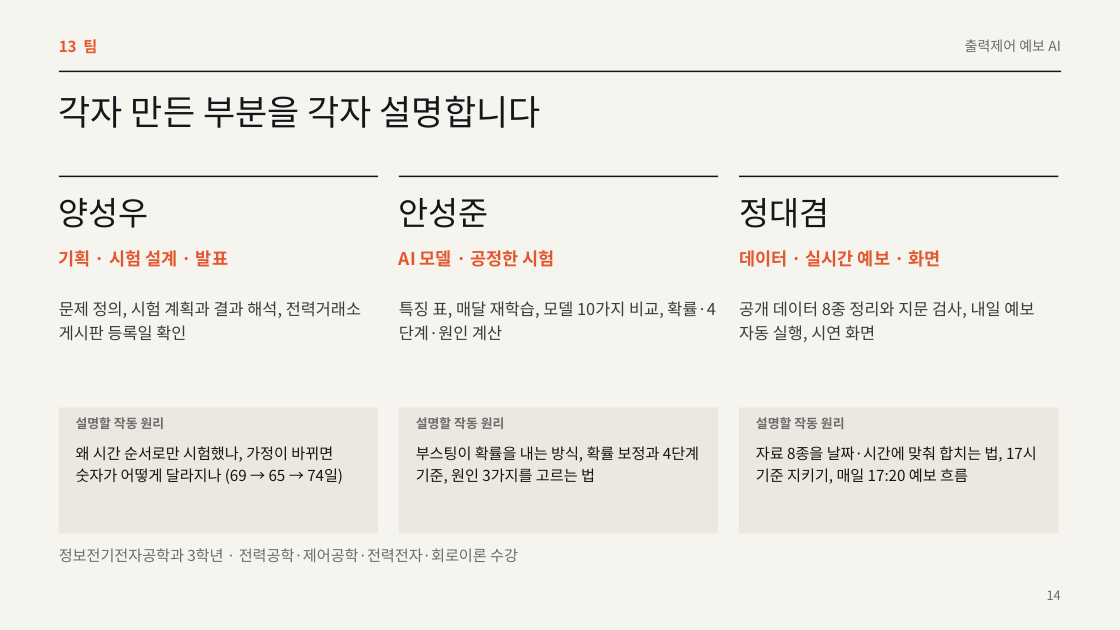
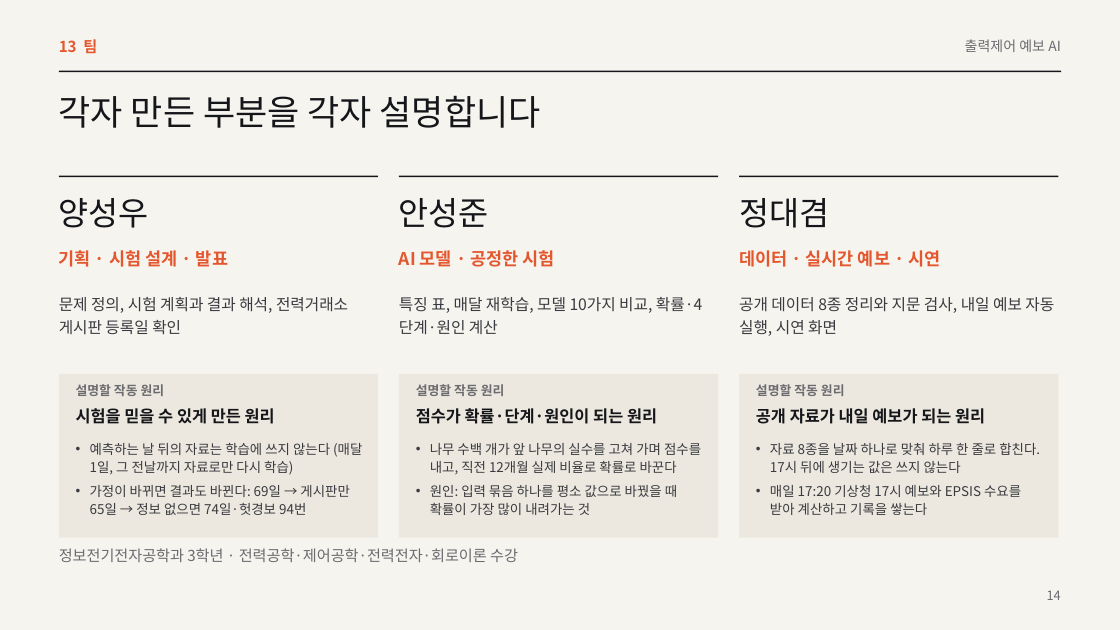
Before and after one commit to eorua/planties, a slide deck: slide 14 of docs/slides/본선발표.pptx. Drawn at 1120x630 pixels with LibreOffice and Linux fonts; fonts in the diff are those of the drawing. Boxes give left, top, right and bottom in pixels: in the first picture for what was removed or moved away, otherwise in the second. Text is boxed around its words. In the diff, an @@ line names an element or a change of style, - is before the commit and + after.

```diff
--- a/docs/slides/본선발표.pptx
+++ b/docs/slides/본선발표.pptx
@@ text at [739,250,941,267]: text changed @@
-데이터 · 실시간 예보 · 화면
+데이터 · 실시간 예보 · 시연
@@ size 14 to 13.5 pt in 3 elements at [59,297,348,335], [399,297,702,335], [739,297,1054,336] @@
@@ rectangle: place and size @@
-rectangle at [59,408,378,534]
+rectangle at [59,374,378,538]
@@ rectangle: place and size @@
-rectangle at [399,408,718,534]
+rectangle at [399,374,718,538]
@@ rectangle: place and size @@
-rectangle at [739,408,1059,534]
+rectangle at [739,374,1059,538]
@@ 3 texts: place and size @@
-3 texts at [76,417,845,429]
+3 texts at [76,384,845,396]
@@ text added at [76,408,275,424], 14 pt, text #15161A, bold @@
+시험을 믿을 수 있게 만든 원리
@@ text added at [416,408,657,424], 14 pt, text #15161A, bold @@
+점수가 확률·단계·원인이 되는 원리
@@ text added at [756,408,985,424], 14 pt, text #15161A, bold @@
+공개 자료가 내일 예보가 되는 원리
@@ text at [90,443,362,515]: text changed; size 13 to 11.5 pt; text colour #15161A to #3A3B40 @@
-왜 시간 순서로만 시험했나, 가정이 바뀌면 숫자가 어떻게 달라지나 (69 → 65 → 74일)
+• 예측하는 날 뒤의 자료는 학습에 쓰지 않는다 (매달 1일, 그 전날까지 자료로만 다시 학습)
+• 가정이 바뀌면 결과도 바뀐다: 69일 → 게시판만 65일 → 정보 없으면 74일·헛경보 94번
@@ text removed at [416,446,699,484] @@
-부스팅이 확률을 내는 방식, 확률 보정과 4단계 기준, 원인 3가지를 고르는 법
@@ text added at [430,443,701,515], 11.5 pt, text #3A3B40 @@
+• 나무 수백 개가 앞 나무의 실수를 고쳐 가며 점수를 내고, 직전 12개월 실제 비율로 확률로 바꾼다
+• 원인: 입력 묶음 하나를 평소 값으로 바꿨을 때 확률이 가장 많이 내려가는 것
@@ text at [770,443,1040,515]: text changed; size 13 to 11.5 pt; text colour #15161A to #3A3B40 @@
-자료 8종을 날짜·시간에 맞춰 합치는 법, 17시 기준 지키기, 매일 17:20 예보 흐름
+• 자료 8종을 날짜 하나로 맞춰 하루 한 줄로 합친다. 17시 뒤에 생기는 값은 쓰지 않는다
+• 매일 17:20 기상청 17시 예보와 EPSIS 수요를 받아 계산하고 기록을 쌓는다
```
Also in this commit, not shown: 2 other files.
